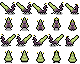
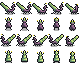
Layers edited between the first and the second w=80, h=64 image:
painted on "slurg.png" over [0, 2, 79, 63]
painted on "shadow" over [1, 12, 79, 47]
